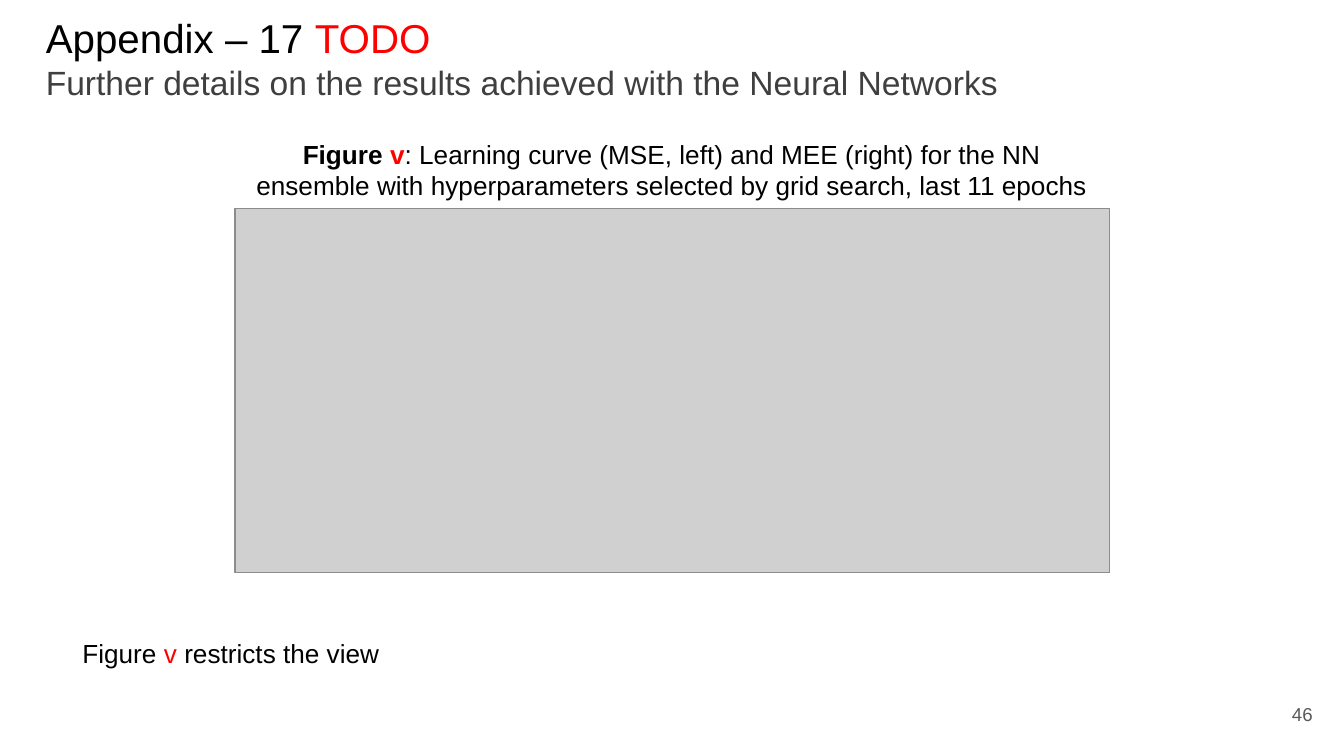
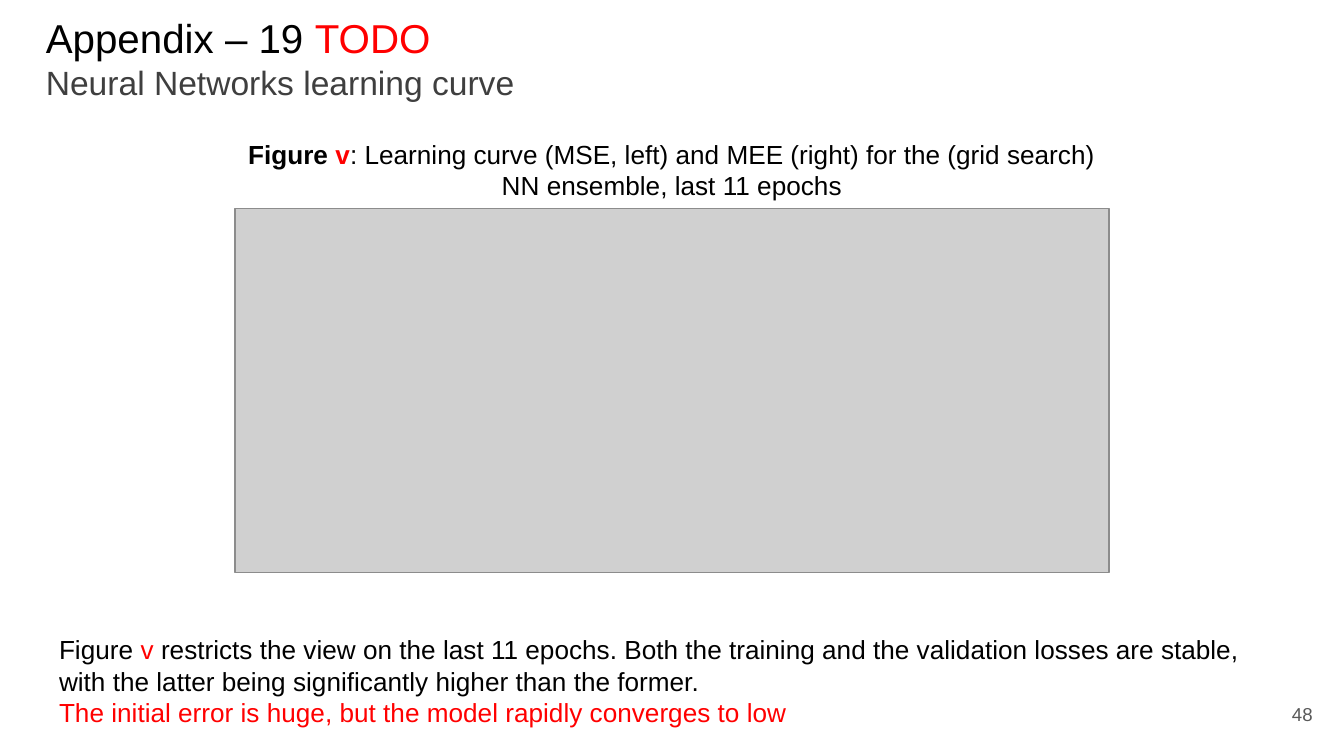
Before and after one commit to paolo-junior-mollica/machine-learning-project, a slide deck: slide 48 of relazione/Canduci_Marino_Mollica.pptx (slide 46 before the commit). Drawn at 1344x756 pixels with LibreOffice and Linux fonts; fonts in the diff are those of the drawing; grey boxes stand for pictures. Boxes give left, top, right and bottom in pixels: in the first picture for what was removed or moved away, otherwise in the second. Text is boxed around its words. In the diff, an @@ line names an element or a change of style, - is before the commit and + after.

```diff
--- a/relazione/Canduci_Marino_Mollica.pptx
+++ b/relazione/Canduci_Marino_Mollica.pptx
@@ title at [46,23,514,101]: text changed @@
-Appendix – 17 TODO
-Further details on the results achieved with the Neural Networks
+Appendix – 19 TODO
+Neural Networks learning curve
@@ text at [248,145,1094,201]: text changed @@
-Figure v: Learning curve (MSE, left) and MEE (right) for the NN ensemble with hyperparameters selected by grid search, last 11 epochs
+Figure v: Learning curve (MSE, left) and MEE (right) for the (grid search) NN ensemble, last 11 epochs
@@ text at [59,640,1238,728]: text changed @@
-Figure v restricts the view
+Figure v restricts the view on the last 11 epochs. Both the training and the validation losses are stable, with the latter being significantly higher than the former.
+The initial error is huge, but the model rapidly converges to low
```
Also in this commit, not shown: 11 other slides changed, 5 slides added.
